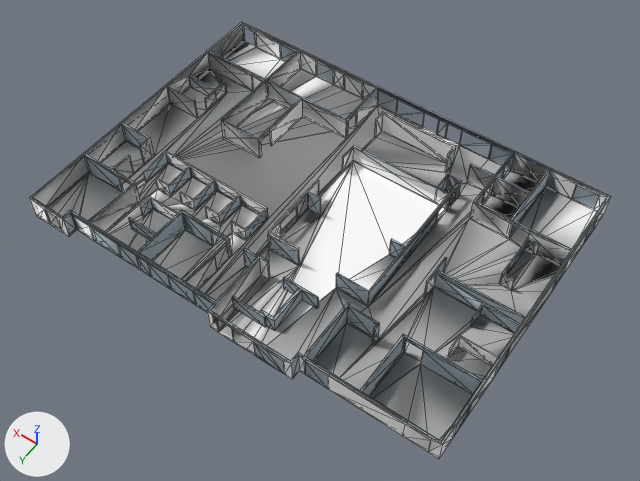
Two versions of the COLLADA model src/p3dx_gazebo/models/office_1_EMPTY.dae, one commit apart.
One viewpoint serves both versions: a 50 mm camera at (-29.1, 51.35, 62.63) aimed at (-0.32, 11.06, -0.68). Lighting does not change. The marker at lower left points along +X, +Y and +Z. Mesh edges are drawn as thin lines. Vertices at the same position are counted once.

The first picture shows 'SketchUp'.
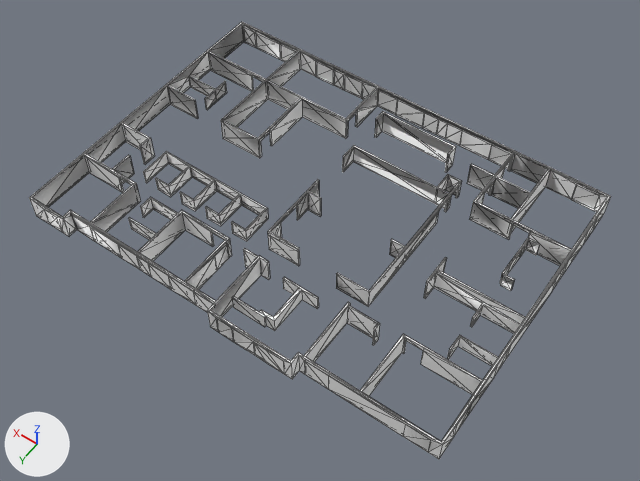
The change, as a list of edits to the scene's bpy script:
```text
Add mat_0128_white:
    mat_0128_white = principled_material('_0128_White')
    mat_0128_white.base_color = (1.0, 1.0, 1.0)  # white #ffffff
    mat_0128_white.roughness = 0.9
Change me_sketchup:
    used by ob_sketchup; location = (0.0, 0.0, 0.0)
    remove me_sketchup.from_pydata(...)  # 791 vertices, 1871 faces; spans x -20.0..22.2, y -6.1..24.2, z 0.0..2.5
    add me_sketchup.from_pydata(...)  # 792 vertices, 1595 faces; spans x -20.0..22.2, y -6.1..24.2, z 0.0..2.5
    me_sketchup part 1
    334 faces are deleted
    1 vertex is added at (22.0, -6.0, 0.0)
    40 new faces join them, mat_material (white #ffffff)
    18 new faces join them, mat_0128_white (white #ffffff)
    me_sketchup part 2: 649 faces spanning x -20.0..22.2, y -6.1..24.2, z 0.0..2.5 switch from mat_material_0 (grey #a4b2bb) to mat_0128_white (white #ffffff)
```

Changed parts and their boxes [x1, y1, x2, y2] in the pictures (640 x 481 px):
part 1 of me_sketchup, cut back: before [47, 24, 597, 441]; after [44, 24, 462, 342]
part 2 of me_sketchup, recoloured: [29, 22, 611, 445] in both
